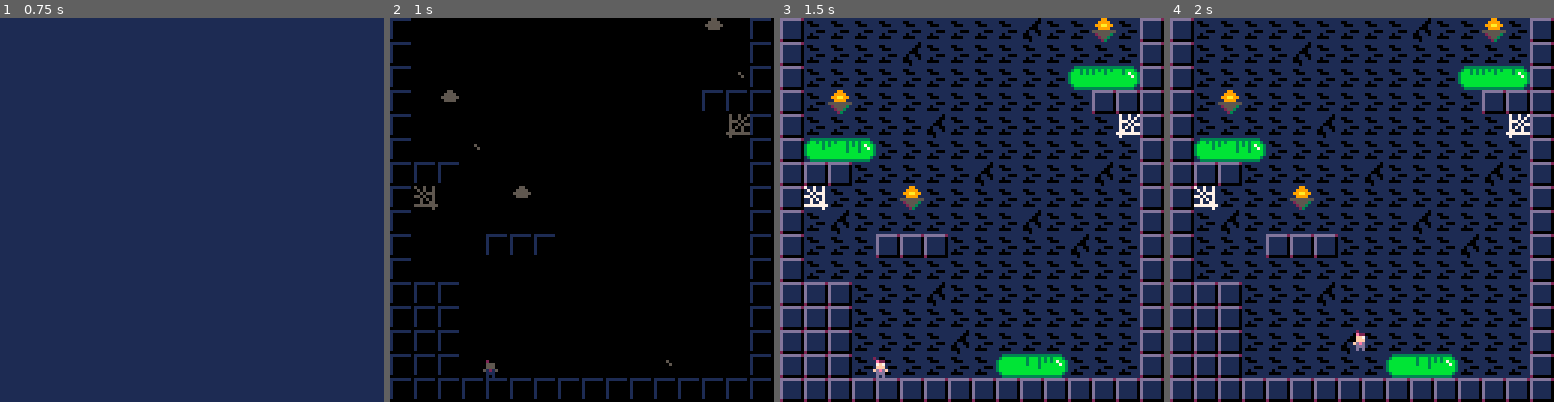
Above: before the commit, frames 1-4 (left to right).
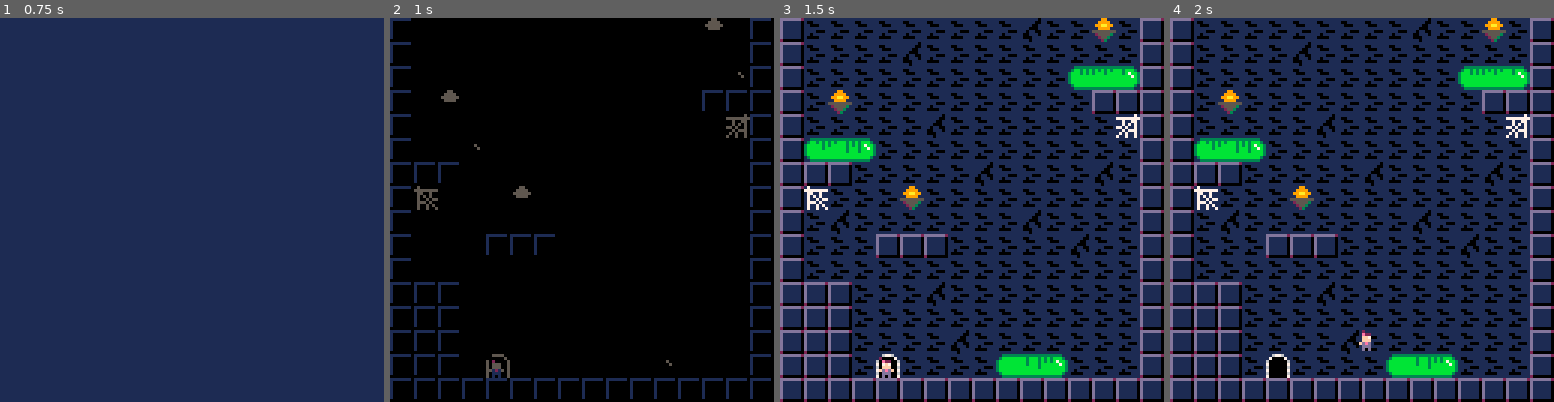
Above: after the commit, the same moments.

Repository: jondkoon/crushed
Game: PICO-8 cartridge game.p8
Two runs of this game, one before a commit and one after it. Both use one fixed random seed, a clock stepped at 60 frames per second and the inputs below.
Inputs:
- Up to frame 1 (0.75 s): tap X (X key) at 0.33 s; tap O (Z key) at 0.7 s
- Up to frame 2 (1 s): no input
- Up to frame 3 (1.5 s): tap X (X key) at 1.07 s
- Up to frame 4 (2 s): hold Right from 1.6 s (still down); tap O (Z key) at 1.7 s; tap X (X key) at 1.85 s

Frame 1 is identical in both runs. In frame 2, 0.6% of the frame differs, in the area x 6-94%, y 25-94%; in frame 3, 0.7%; in frame 4, 0.8%.

Commit message:
Add door for spawn point.

Diff:
--- a/game.p8
+++ b/game.p8
@@ -811,9 +811,8 @@
 						local block = make_block(tile_id, x, y)
 						self:add(block)
 						add(self.blocks, block)
-					elseif (tile_id == 16) then
-						self:paint_background(x,y)
-						self.player.x = x
+					elseif (tile_id == 86) then
+						self.player.x = x + 2
 						self.player.y = y
 						self.player.dy = 1 -- falling
 					elseif (tile_id == 71) then
Not shown, changed: 20 lines of the sprite sheet (__gfx__) section of game.p8
